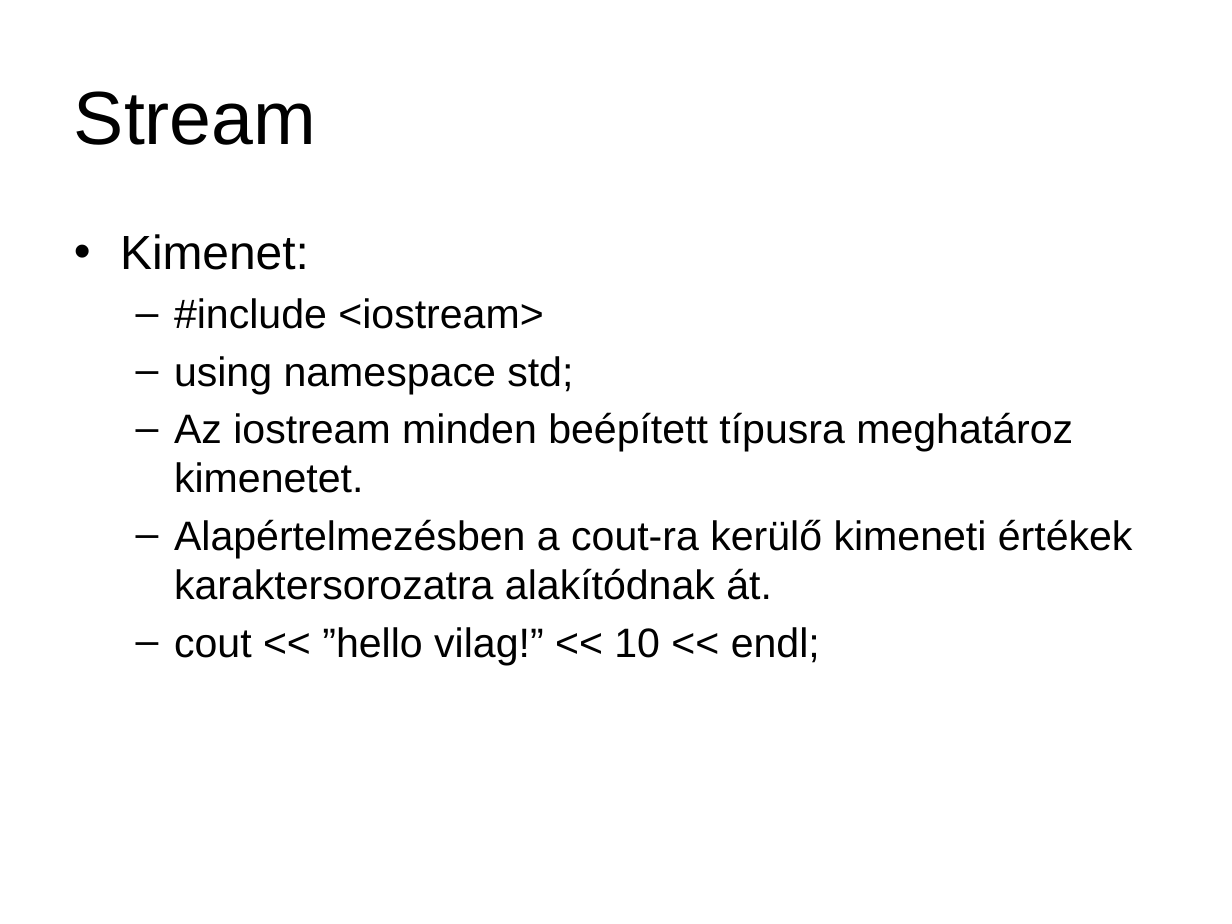
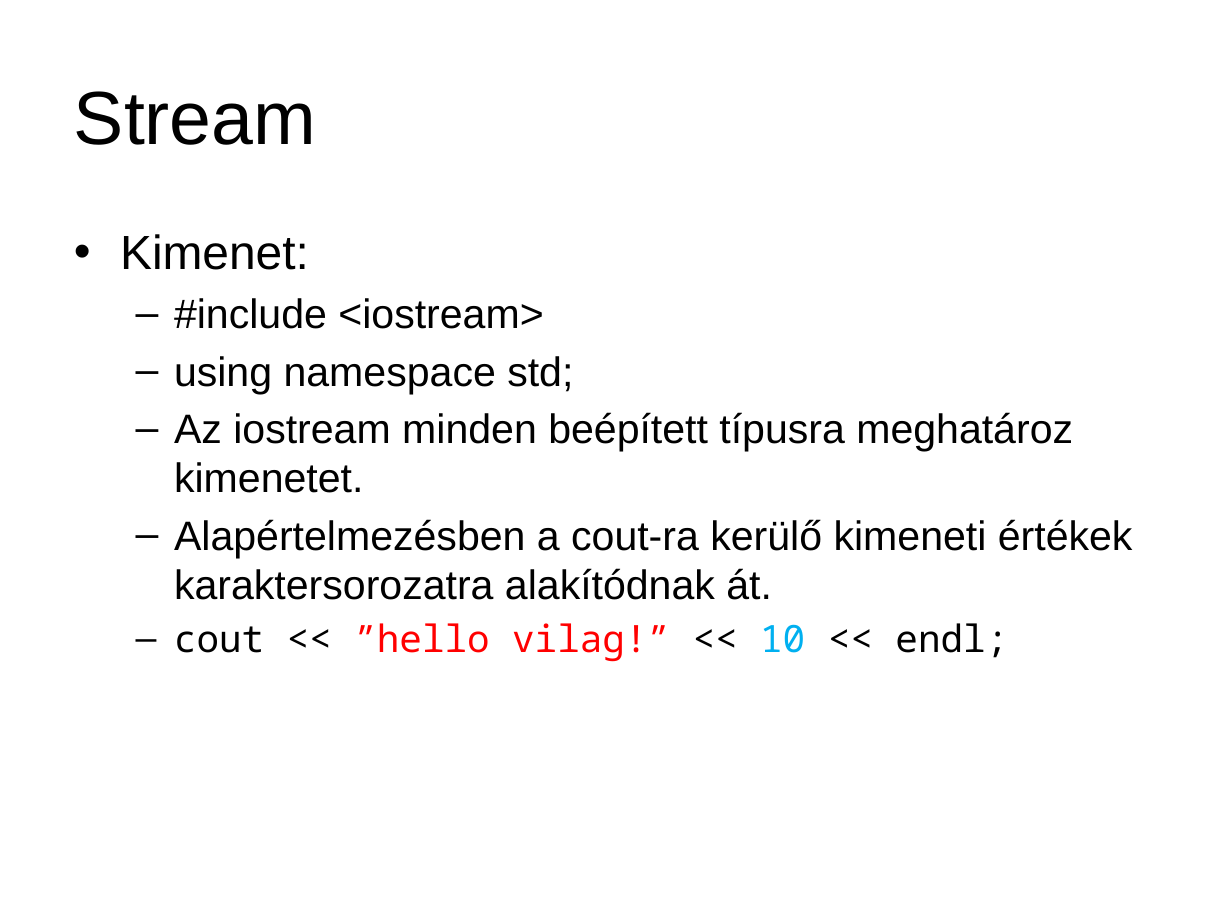
Before and after one commit to torokmark/cppgyak_jegyzet, a slide deck: slide 69 of programozasi_nyelvek_cpp_gyak01.pptx. Drawn at 1232x924 pixels with LibreOffice and Linux fonts; fonts in the diff are those of the drawing. Boxes give left, top, right and bottom in pixels: in the first picture for what was removed or moved away, otherwise in the second. Text is boxed around its words. In the diff, an @@ line names an element or a change of style, - is before the commit and + after.

```diff
--- a/programozasi_nyelvek_cpp_gyak01.pptx
+++ b/programozasi_nyelvek_cpp_gyak01.pptx
@@ text at (174,623,1008,662): size 24 to 22 pt, font Arial to Noto Sans Mono in "cout << ”hello vilag!” << 10 << ..."; text colour #000000 to #FF0000 in "”hello vilag!”"; text colour #000000 to #00B0F0 in "10" @@
```
Also in this commit, not shown: 8 other slides changed.
